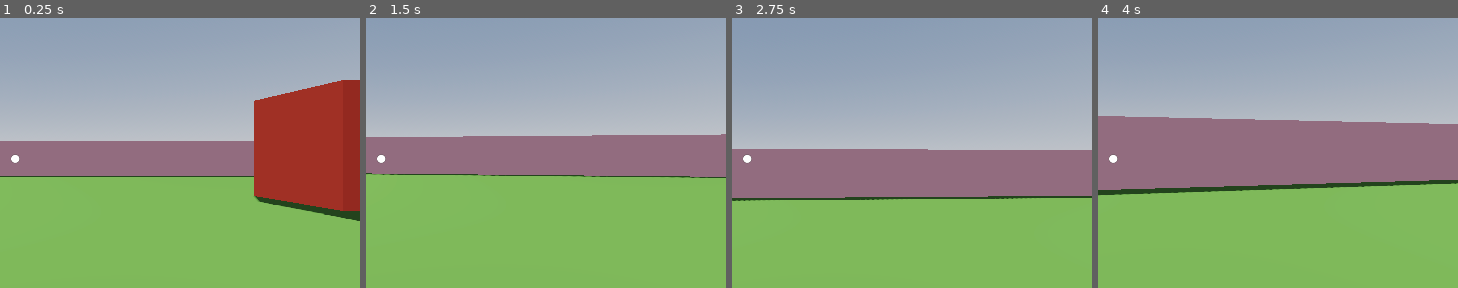
Above: before the commit, frames 1-4 (left to right).
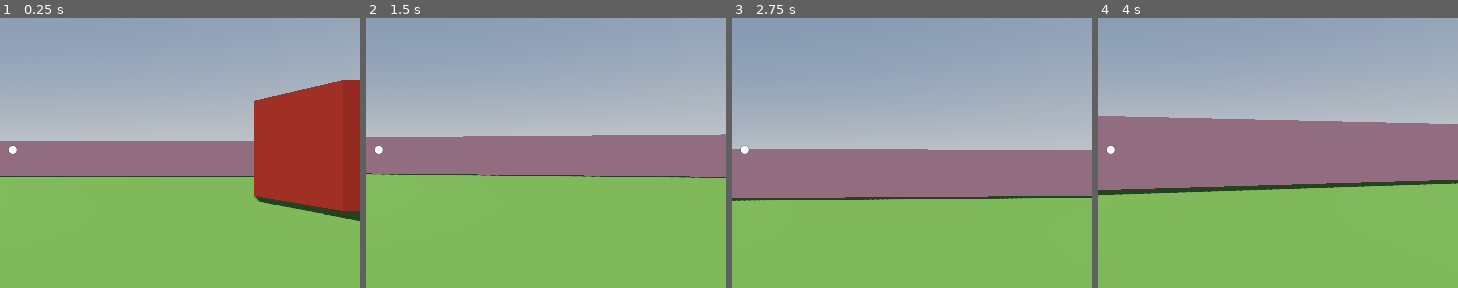
Above: after the commit, the same moments.

Repository: ownsupernoob2/13DTE-Project
Game: Godot game, scene res://scenes/demo.tscn
The game is run twice, just before and just after one commit, with the same random seed, the same clock (stepped at 60 frames per second) and the same inputs.
Inputs (mouse positions are % of the whole screen's width and height, from its top left):
- Up to frame 1 (0.25 s): no input
- Up to frame 2 (1.5 s): tap Enter at 0.5 s; move the mouse to (56, 50) at 0.52 s; hold W (up) from 0.53 s (still down); click (56, 50) at 0.67 s; move the mouse to (45, 50) at 1.27 s; click (45, 50) at 1.42 s
- Up to frame 3 (2.75 s): keep holding W (up); move the mouse to (52, 48) at 2.02 s; click (52, 48) at 2.17 s
- Up to frame 4 (4 s): keep holding W (up); move the mouse to (49, 52) at 2.77 s; click (49, 52) at 2.92 s; move the mouse to (57, 51) at 3.52 s; click (57, 51) at 3.67 s
The pictures show only the part of the screen within x 48-98%, y 24-74%; the shares and areas given below are measured in that part.

The runs differ from the first frame. In frame 1, 0.1% of the frame differs, in the area x 2-6%, y 47-54%; in frame 2, 0.1%; in frame 3, 0.1%; in frame 4, 0.1%.

Commit message:
Updated the cursor to signify if you can grab the object, worked on the computer terminal, very diffucuiltfaSDASDA
good

Diff:
--- a/scenes/components/computer.tscn
+++ b/scenes/components/computer.tscn
@@ -132,9 +132,9 @@
 [sub_resource type="StandardMaterial3D" id="StandardMaterial3D_a8auw"]
 albedo_color = Color(0.113665, 0.113665, 0.113665, 1)
 
-[node name="Node3D" type="Node3D"]
-
-[node name="Computer" type="Node3D" parent="."]
+[node name="Node3D" type="Node3D" groups=["computer"]]
+
+[node name="Computer" type="Node3D" parent="." groups=["computer"]]
 script = ExtResource("1_okq71")
 
 [node name="CSGCombiner3D" type="CSGCombiner3D" parent="Computer"]
@@ -182,12 +182,12 @@
 [node name="Console" parent="Computer/SubViewport/Control" instance=ExtResource("4_pmsea")]
 layout_mode = 1
 
-[node name="Screen" type="MeshInstance3D" parent="Computer"]
+[node name="Screen" type="MeshInstance3D" parent="Computer" groups=["computer"]]
 transform = Transform3D(-0.5, 0, 7.54979e-08, 0, 0.5, 0, -7.54979e-08, 0, -0.5, 0, 0, 0.213525)
 mesh = SubResource("ArrayMesh_a8auw")
 skeleton = NodePath("")
 
-[node name="Area3D" type="Area3D" parent="Computer/Screen"]
+[node name="Area3D" type="Area3D" parent="Computer/Screen" groups=["computer"]]
 
 [node name="CollisionShape3D" type="CollisionShape3D" parent="Computer/Screen/Area3D"]
 shape = SubResource("ConcavePolygonShape3D_ifh66")
--- a/scenes/components/player.tscn
+++ b/scenes/components/player.tscn
@@ -9,6 +9,24 @@
 [sub_resource type="BoxShape3D" id="BoxShape3D_6mmc7"]
 
 [sub_resource type="BoxMesh" id="BoxMesh_h3cwf"]
+
+[sub_resource type="Gradient" id="Gradient_b0nem"]
+offsets = PackedFloat32Array(0.012987, 0.188312, 0.233766)
+colors = PackedColorArray(1, 1, 1, 1, 1, 1, 1, 1, 0, 0, 0, 0)
+
+[sub_resource type="GradientTexture2D" id="GradientTexture2D_6mmc7"]
+gradient = SubResource("Gradient_b0nem")
+fill = 1
+fill_from = Vector2(0.490826, 0.477064)
+
+[sub_resource type="Gradient" id="Gradient_6mmc7"]
+offsets = PackedFloat32Array(0.012987, 0.168831, 0.233766)
+colors = PackedColorArray(0.801294, 0.79536, 0.788543, 1, 0.752889, 0.734938, 0.708882, 1, 0, 0, 0, 0)
+
+[sub_resource type="GradientTexture2D" id="GradientTexture2D_h3cwf"]
+gradient = SubResource("Gradient_6mmc7")
+fill = 1
+fill_from = Vector2(0.490826, 0.477064)
 
 [node name="Player" type="CharacterBody3D"]
 script = ExtResource("1_bukt6")
@@ -54,3 +72,35 @@
 [node name="MeshInstance3D" type="MeshInstance3D" parent="Head/Camera3D/Placeholder"]
 transform = Transform3D(0.2, 0, 0, 0, 0.2, 0, 0, 0, 0.2, 0.398642, -0.274516, -0.885329)
 mesh = SubResource("BoxMesh_h3cwf")
+
+[node name="Cursor1" type="TextureRect" parent="."]
+anchors_preset = 15
+anchor_right = 1.0
+anchor_bottom = 1.0
+offset_left = 340.0
+offset_top = 250.0
+offset_right = -351.0
+offset_bottom = -261.0
+grow_horizontal = 2
+grow_vertical = 2
+size_flags_horizontal = 4
+size_flags_vertical = 4
+texture = SubResource("GradientTexture2D_6mmc7")
+expand_mode = 1
+flip_h = true
+
+[node name="Cursor2" type="TextureRect" parent="."]
+visible = false
+anchors_preset = 15
+anchor_right = 1.0
+anchor_bottom = 1.0
+offset_left = 340.0
+offset_top = 250.0
+offset_right = -350.0
+offset_bottom = -261.0
+grow_horizontal = 2
+grow_vertical = 2
+size_flags_horizontal = 4
+texture = SubResource("GradientTexture2D_h3cwf")
+expand_mode = 1
+flip_h = true
--- a/scenes/demo.tscn
+++ b/scenes/demo.tscn
@@ -20,15 +20,6 @@
 sky = SubResource("Sky_f6bkd")
 tonemap_mode = 2
 glow_enabled = true
-
-[sub_resource type="Gradient" id="Gradient_b0nem"]
-offsets = PackedFloat32Array(0.188312, 0.233766)
-colors = PackedColorArray(1, 1, 1, 1, 0, 0, 0, 0)
-
-[sub_resource type="GradientTexture2D" id="GradientTexture2D_x0xbu"]
-gradient = SubResource("Gradient_b0nem")
-fill = 1
-fill_from = Vector2(0.490826, 0.477064)
 
 [sub_resource type="BoxShape3D" id="BoxShape3D_7qr1p"]
 size = Vector3(3, 2, 3)
@@ -98,21 +89,6 @@
 transform = Transform3D(-0.866023, -0.433016, 0.250001, 0, 0.499998, 0.866027, -0.500003, 0.749999, -0.43301, 0, 0, 0)
 shadow_enabled = true
 
-[node name="TextureRect" type="TextureRect" parent="."]
-anchors_preset = 15
-anchor_right = 1.0
-anchor_bottom = 1.0
-offset_left = 342.0
-offset_top = 259.0
-offset_right = -348.0
-offset_bottom = -252.0
-grow_horizontal = 2
-grow_vertical = 2
-size_flags_horizontal = 4
-texture = SubResource("GradientTexture2D_x0xbu")
-expand_mode = 1
-flip_h = true
-
 [node name="GrabArea" type="Area3D" parent="."]
 transform = Transform3D(1, 0, 0, 0, 1, 0, 0, 0, 1, 6.65015, 0.104591, -2.07672)
 
@@ -176,7 +152,7 @@
 transform = Transform3D(0.974938, 0, 0, 0, 0.974938, 0, 0, 0, 0.974938, 0, 0, 0)
 shape = SubResource("BoxShape3D_7qr1p")
 
-[node name="Node3D" parent="." groups=["computer"] instance=ExtResource("6_x0xbu")]
+[node name="Node3D" parent="." instance=ExtResource("6_x0xbu")]
 transform = Transform3D(1, 0, 0, 0, 1, 0, 0, 0, 1, 10.6353, 1.24592, 1.97999)
 
 [node name="ComputerCamera" type="Camera3D" parent="Node3D"]
--- a/scripts/player.gd
+++ b/scripts/player.gd
@@ -18,6 +18,9 @@
 @onready var head = $Head
 @onready var camera = $Head/Camera3D
 @onready var player_camera = camera
+
+@onready var cursor1 = $Cursor1 # Default cursor (cannot interact)
+@onready var cursor2 = $Cursor2 # Interact cursor (can interact)
 
 var can_grab: bool = false
 var current_grab_area: Node = null
@@ -29,9 +32,31 @@
 var highlight_material: Material = preload("res://assets/materials/highlight_material.tres")
 var is_using_computer: bool = false
 var active_computer_camera: Camera3D = null
+var can_interact: bool = false
+var can_use_computer: bool = false
+var current_computer_area: Node = null
 
 func _ready():
 	Input.set_mouse_mode(Input.MOUSE_MODE_CAPTURED)
+	# Initialize cursor visibility
+	if cursor1 and cursor2:
+		cursor1.visible = true
+		cursor2.visible = false
+	else:
+		print("Warning: Cursor1 or Cursor2 TextureRect not found")
+
+func _process(_delta):
+	# Update cursor visibility based on interactable state
+	if not is_using_computer:
+		check_interactable()
+		if cursor1 and cursor2:
+			cursor1.visible = !can_interact
+			cursor2.visible = can_interact
+	else:
+		# Hide both cursors in computer mode
+		if cursor1 and cursor2:
+			cursor1.visible = false
+			cursor2.visible = false
 
 # SHARED INPUT HANDLING
 func _unhandled_input(event):
@@ -43,11 +68,12 @@
 	if event is InputEventMouseButton and event.button_index == MOUSE_BUTTON_LEFT and event.pressed:
 		if is_using_computer:
 			return
-		if held_object == null and can_grab:
-			var clicked_computer = try_click_computer()
-			if clicked_computer:
-				enter_computer_mode(clicked_computer)
-			else:
+		if held_object == null:
+			if can_use_computer:
+				var clicked_computer = try_click_computer()
+				if clicked_computer:
+					enter_computer_mode(clicked_computer)
+			if can_grab:
 				grab_object()
 		elif held_object != null and can_grab:
 			drop_object()
@@ -101,7 +127,7 @@
 	var space_state = get_world_3d().direct_space_state
 	var mouse_pos = get_viewport().get_mouse_position()
 	var ray_start = player_camera.project_ray_origin(mouse_pos)
-	var ray_end = ray_start + player_camera.project_ray_normal(mouse_pos) * 10.0
+	var ray_end = ray_start + player_camera.project_ray_normal(mouse_pos) * 20.0
 	var query = PhysicsRayQueryParameters3D.create(ray_start, ray_end)
 	var result = space_state.intersect_ray(query)
 
@@ -137,7 +163,7 @@
 	var space_state = get_world_3d().direct_space_state
 	var mouse_pos = get_viewport().get_mouse_position()
 	var ray_start = player_camera.project_ray_origin(mouse_pos)
-	var ray_end = ray_start + player_camera.project_ray_normal(mouse_pos) * 10.0
+	var ray_end = ray_start + player_camera.project_ray_normal(mouse_pos) * 20.0
 	var query = PhysicsRayQueryParameters3D.create(ray_start, ray_end)
 	var result = space_state.intersect_ray(query)
 
@@ -176,6 +202,7 @@
 	if body == self:
 		can_grab = true
 		current_grab_area = body.get_parent() if body.get_parent().has_method("get_groups") else body
+		print("Entered grab area, can_grab: ", can_grab)
 		if held_object:
 			held_object.visible = true
 			var mesh = held_object.get_node_or_null("MeshInstance3D")
@@ -191,6 +218,7 @@
 func _on_grab_area_body_exited(body):
 	if body == self:
 		can_grab = false
+		print("Exited grab area, can_grab: ", can_grab)
 		if held_object:
 			held_object.visible = false
 		else:
@@ -200,35 +228,69 @@
 					mesh.set_surface_override_material(0, mesh.mesh.surface_get_material(0))
 		current_grab_area = null
 
+func _on_computer_area_body_entered(body):
+	if body == self:
+		can_use_computer = true
+		current_computer_area = body.get_parent() if body.get_parent().has_method("get_groups") else body
+		print("Entered computer area, can_use_computer: ", can_use_computer)
+
+func _on_computer_area_body_exited(body):
+	if body == self:
+		can_use_computer = false
+		print("Exited computer area, can_use_computer: ", can_use_computer)
+		current_computer_area = null
+
+# INTERACTION CHECK FOR CURSOR
+func check_interactable():
+	var space_state = get_world_3d().direct_space_state
+	var mouse_pos = get_viewport().get_mouse_position()
+	var ray_start = player_camera.project_ray_origin(mouse_pos)
+	var ray_end = ray_start + player_camera.project_ray_normal(mouse_pos) * 20.0
+	var query = PhysicsRayQueryParameters3D.create(ray_start, ray_end)
+	var result = space_state.intersect_ray(query)
+
+	can_interact = false
+	if result and result.collider:
+		if result.collider.is_in_group("grabbable") and can_grab and held_object == null:
+			can_interact = true
+		elif result.collider.is_in_group("computer") and can_use_computer:
+			can_interact = true
+
 # COMPUTER INTERACTION MECHANICS
 func try_click_computer() -> Node:
-	if not can_grab or not current_grab_area:
+	if not can_use_computer or not current_computer_area:
+		print("Cannot click computer: can_use_computer is ", can_use_computer, ", current_computer_area is ", current_computer_area)
 		return null
 	var space_state = get_world_3d().direct_space_state
 	var mouse_pos = get_viewport().get_mouse_position()
 	var ray_start = player_camera.project_ray_origin(mouse_pos)
-	var ray_end = ray_start + player_camera.project_ray_normal(mouse_pos) * 10.0
-	var query = PhysicsRayQueryParameters3D.create(ray_start, ray_end)
-	var result = space_state.intersect_ray(query)
-
-	if result and result.collider and result.collider.is_in_group("computer"):
-		var computer_name = result.collider.name
-		var expected_area_name = computer_name + "_Area"
-		if current_grab_area.name == expected_area_name:
+	var ray_end = ray_start + player_camera.project_ray_normal(mouse_pos) * 20.0
+	var query = PhysicsRayQueryParameters3D.create(ray_start, ray_end)
+	var result = space_state.intersect_ray(query)
+
+	if result and result.collider:
+		print("Raycast hit: ", result.collider.name, " in group computer: ", result.collider.is_in_group("computer"))
+		if result.collider.is_in_group("computer"):
 			return result.collider
+	else:
+		print("Raycast hit nothing")
 	return null
 
 func enter_computer_mode(computer: Node):
 	var computer_camera = computer.get_node_or_null("ComputerCamera")
 	if computer_camera and computer_camera is Camera3D:
+		print("Entering computer mode with camera: ", computer_camera.name)
 		is_using_computer = true
 		active_computer_camera = computer_camera
 		player_camera.current = false
 		active_computer_camera.current = true
+	else:
+		print("Failed to find ComputerCamera in ", computer.name)
 
 func exit_computer_mode():
 	is_using_computer = false
 	if active_computer_camera:
 		active_computer_camera.current = false
 	player_camera.current = true
+	print("Switched back to player camera: ", player_camera.current)
 	active_computer_camera = null
Not shown: 1 places in scenes/components/player.tscn that only renumber resources
Not shown: 1 places in scenes/demo.tscn that only renumber resources
